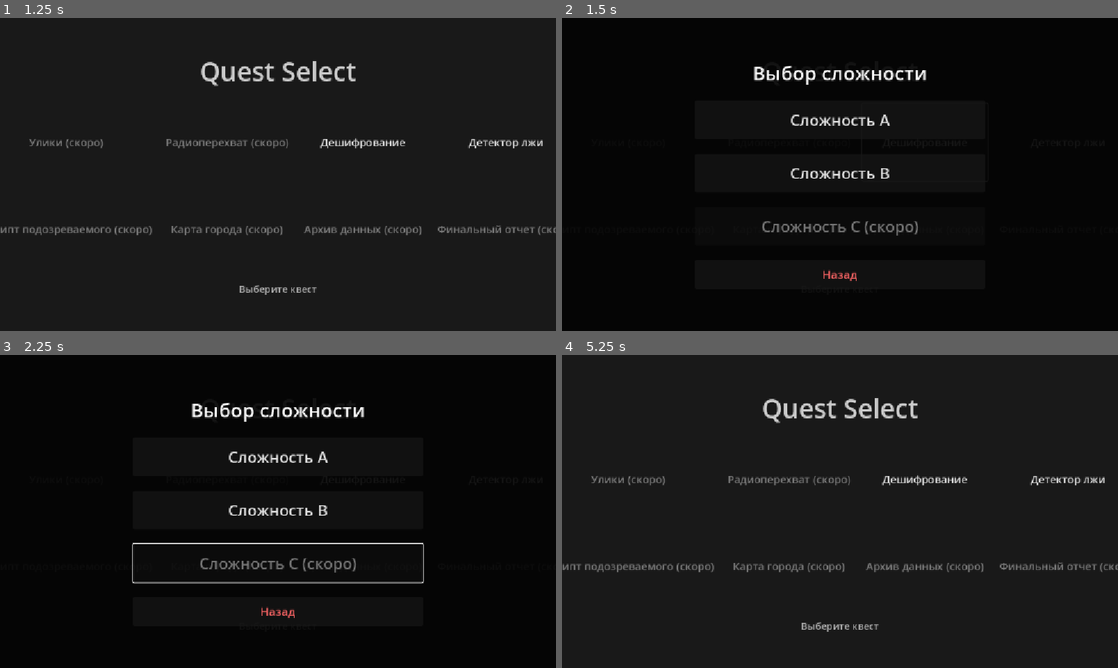
Above: before the commit, frames 1-4 (two rows, left to right).
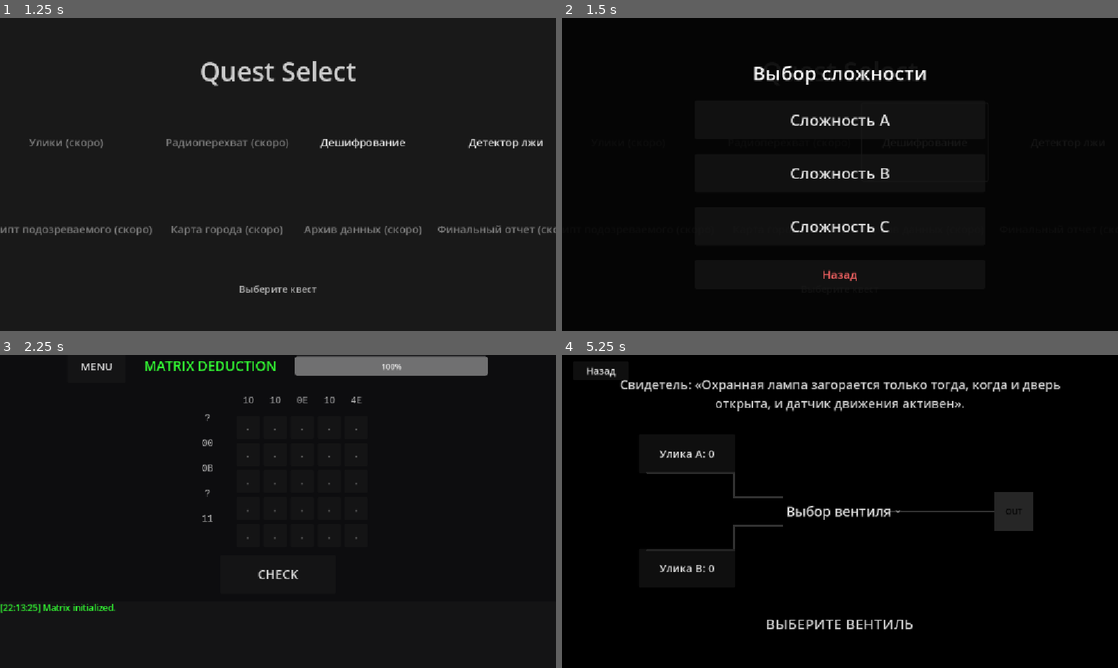
Above: after the commit, the same moments.

Repository: Nurik-dotcom/untmatric
Game: Godot game, scene res://scenes/MainMenu.tscn
Two runs of this game, one before a commit and one after it. Both use one fixed random seed, a clock stepped at 60 frames per second and the inputs below.
Inputs (mouse positions are in pixels of both pictures, inside the frame that each line leads up to):
- Up to frame 1 (1.25 s): click "Start" at 0.5 s
- Up to frame 2 (1.5 s): click "Дешифрование" at 1.25 s
- Up to frame 3 (2.25 s): click (278, 564) at 2 s, where only the run after the commit has a clickable "Сложность C"
- Up to frame 4 (5.25 s): click (656, 367) at 2.75 s, where only the run after the commit has a clickable "MENU"; click "Детектор лжи" at 3.5 s; click "Сложность A" at 4.25 s; click (684, 373) at 5 s, where only the run before the commit has a clickable "МЕНЮ"

Frame 1 is identical in both runs. In frame 2, 0.5% of the frame differs, in the area x 36-64%, y 64-70%; in frame 3, 5.8%; in frame 4, 94%, in the area x 0-100%, y 0-100%.

Commit message:
version C

Diff:
--- a/project.godot
+++ b/project.godot
@@ -12,7 +12,7 @@
 
 config/name="UNTformatic"
 run/main_scene="res://scenes/MainMenu.tscn"
-config/features=PackedStringArray("4.3", "Mobile")
+config/features=PackedStringArray("4.5", "Mobile")
 config/icon="res://icon.svg"
 
 [autoload]
--- /dev/null
+++ b/scenes/MatrixDecryptor.gd
@@ -0,0 +1,296 @@
+extends Control
+
+const MATRIX_SIZE := 5
+const STATE_UNSET := -1
+const STATE_ZERO := 0
+const STATE_ONE := 1
+
+const COLOR_NORMAL = Color("33ff33")
+const COLOR_WARN = Color("ffcc00")
+const COLOR_ERROR = Color("ff3333")
+const COLOR_DIM = Color(0.7, 0.7, 0.7)
+
+@onready var btn_menu = $MainLayout/TopBar/MenuButton
+@onready var progress_stability = $MainLayout/TopBar/StabilityBar
+@onready var row_labels = $MainLayout/Content/RowLabels
+@onready var col_labels = $MainLayout/Content/MatrixArea/ColumnLabels
+@onready var grid = $MainLayout/Content/MatrixArea/Grid
+@onready var btn_check = $MainLayout/Actions/CheckButton
+@onready var log_text = $MainLayout/FeedbackPanel/LogText
+
+var _cell_buttons: Array = []
+var _row_label_nodes: Array = []
+var _col_label_nodes: Array = []
+var _mono_font: Font
+var _input_locked: bool = false
+var _safe_mode_active: bool = false
+
+func _ready():
+	GlobalMetrics.stability_changed.connect(_on_stability_changed)
+	GlobalMetrics.shield_triggered.connect(_on_shield_triggered)
+
+	btn_menu.pressed.connect(_on_menu_pressed)
+	btn_check.pressed.connect(_on_check_pressed)
+
+	_setup_fonts()
+	_build_row_labels()
+	_build_col_labels()
+	_build_grid()
+
+	GlobalMetrics.start_matrix_quest()
+	_apply_constraints_to_labels()
+	_refresh_grid_from_state()
+	_update_status_highlights()
+	log_message("Matrix initialized.", COLOR_NORMAL)
+
+func _setup_fonts():
+	var font = SystemFont.new()
+	font.font_names = PackedStringArray(["Courier New", "Consolas", "Liberation Mono"])
+	_mono_font = font
+
+func _build_row_labels():
+	_row_label_nodes.clear()
+	for _i in range(MATRIX_SIZE):
+		var lbl = Label.new()
+		lbl.custom_minimum_size = Vector2(70, 44)
+		lbl.horizontal_alignment = HORIZONTAL_ALIGNMENT_CENTER
+		lbl.vertical_alignment = VERTICAL_ALIGNMENT_CENTER
+		lbl.add_theme_color_override("font_color", COLOR_DIM)
+		lbl.add_theme_font_override("font", _mono_font)
+		lbl.add_theme_font_size_override("font_size", 20)
+		row_labels.add_child(lbl)
+		_row_label_nodes.append(lbl)
+
+func _build_col_labels():
+	_col_label_nodes.clear()
+	for _i in range(MATRIX_SIZE):
+		var lbl = Label.new()
+		lbl.custom_minimum_size = Vector2(48, 44)
+		lbl.horizontal_alignment = HORIZONTAL_ALIGNMENT_CENTER
+		lbl.vertical_alignment = VERTICAL_ALIGNMENT_CENTER
+		lbl.add_theme_color_override("font_color", COLOR_DIM)
+		lbl.add_theme_font_override("font", _mono_font)
+		lbl.add_theme_font_size_override("font_size", 18)
+		col_labels.add_child(lbl)
+		_col_label_nodes.append(lbl)
+
+func _build_grid():
+	_cell_buttons.clear()
+	for r in range(MATRIX_SIZE):
+		var row_buttons: Array = []
+		for c in range(MATRIX_SIZE):
+			var btn = Button.new()
+			btn.custom_minimum_size = Vector2(48, 48)
+			btn.text = "."
+			btn.focus_mode = Control.FOCUS_NONE
+			btn.add_theme_font_override("font", _mono_font)
+			btn.add_theme_font_size_override("font_size", 22)
+			btn.pressed.connect(_on_cell_pressed.bind(r, c))
+			grid.add_child(btn)
+			row_buttons.append(btn)
+		_cell_buttons.append(row_buttons)
+
+func _apply_constraints_to_labels():
+	for r in range(MATRIX_SIZE):
+		var constraint = GlobalMetrics.matrix_row_constraints[r]
+		if constraint.is_hex_visible:
+			_row_label_nodes[r].text = "%02X" % constraint.hex_value
+		else:
+			_row_label_nodes[r].text = "?"
+
+	for c in range(MATRIX_SIZE):
+		var constraint = GlobalMetrics.matrix_col_constraints[c]
+		var parity = "E" if constraint.parity == 0 else "O"
+		_col_label_nodes[c].text = "%d%s" % [constraint.ones_count, parity]
+
+func _refresh_grid_from_state():
+	for r in range(MATRIX_SIZE):
+		for c in range(MATRIX_SIZE):
+			_update_cell_visual(r, c)
+
+func _update_cell_visual(row: int, col: int):
+	var state = GlobalMetrics.matrix_current[row][col]
+	var btn = _cell_buttons[row][col]
+	btn.self_modulate = Color(1, 1, 1)
+	match state:
+		STATE_UNSET:
+			btn.text = "."
+			btn.add_theme_color_override("font_color", Color(0.5, 0.5, 0.5))
+		STATE_ZERO:
+			btn.text = "0"
+			btn.add_theme_color_override("font_color", Color(0.8, 0.8, 0.8))
+		STATE_ONE:
+			btn.text = "1"
+			btn.add_theme_color_override("font_color", Color(1, 1, 1))
+
+func _on_cell_pressed(row: int, col: int):
+	if _input_locked:
+		return
+	var current = GlobalMetrics.matrix_current[row][col]
+	var next_state = STATE_ZERO if current == STATE_UNSET else (STATE_ONE if current == STATE_ZERO else STATE_UNSET)
+	GlobalMetrics.matrix_current[row][col] = next_state
+	GlobalMetrics.record_matrix_change(row, col)
+	_update_cell_visual(row, col)
+	_update_status_highlights()
+
+func _update_status_highlights():
+	var result = GlobalMetrics.validate_matrix_logic()
+	var row_ok = result.row_ok
+	var col_ok = result.col_ok
+
+	for r in range(MATRIX_SIZE):
+		var constraint = GlobalMetrics.matrix_row_constraints[r]
+		if constraint.is_hex_visible and row_ok[r]:
+			_row_label_nodes[r].add_theme_color_override("font_color", COLOR_NORMAL)
+		else:
+			_row_label_nodes[r].add_theme_color_override("font_color", COLOR_DIM)
+
+	for c in range(MATRIX_SIZE):
+		if col_ok[c]:
+			_col_label_nodes[c].add_theme_color_override("font_color", COLOR_NORMAL)
+		else:
+			_col_label_nodes[c].add_theme_color_override("font_color", COLOR_DIM)
+
+func _on_check_pressed():
+	if _input_locked:
+		return
+	var result = GlobalMetrics.check_matrix_solution()
+	if result.success:
+		log_message("ACCESS GRANTED.", COLOR_NORMAL)
+		await get_tree().create_timer(1.0).timeout
+		GlobalMetrics.start_matrix_quest()
+		_apply_constraints_to_labels()
+		_refresh_grid_from_state()
+		_update_status_highlights()
+		log_message("New matrix loaded.", COLOR_NORMAL)
+	else:
+		if result.has("error"):
+			if result.error == "SHIELD_FREQ" or result.error == "SHIELD_ACTIVE" or result.error == "SHIELD_LAZY":
+				log_message(result.message, COLOR_WARN)
+			else:
+				log_message(result.message, COLOR_ERROR)
+
+func _on_shield_triggered(name, duration):
+	log_message("SHIELD: %s. WAIT %s s." % [name, duration], COLOR_WARN)
+	_set_input_enabled(false)
+	await get_tree().create_timer(duration).timeout
+	if not _safe_mode_active:
+		_set_input_enabled(true)
+		log_message("SHIELD OFF.", COLOR_NORMAL)
+
+func _on_stability_changed(new_val, _change):
+	progress_stability.value = new_val
+	if new_val <= 0 and not _safe_mode_active:
+		_safe_mode_active = true
+		_set_input_enabled(false)
+		await _start_safe_mode_analysis()
+
+func _start_safe_mode_analysis():
+	log_message("SAFE MODE: analysis started.", COLOR_WARN)
+	var conflict = _find_conflict_cell()
+	if conflict.size() == 2:
+		var row = conflict[0]
+		var col = conflict[1]
+		_highlight_conflict(row, col)
+		log_message("ANALYSIS: Conflict at [%d, %d]. Value 1 invalid: column limit exceeded." % [row + 1, col + 1], COLOR_ERROR)
+	else:
+		log_message("ANALYSIS: Conflict not found.", COLOR_WARN)
+
+	await get_tree().create_timer(10.0).timeout
+	_clear_conflict_highlight()
+	_safe_mode_active = false
+	_set_input_enabled(true)
+	log_message("SAFE MODE: input restored.", COLOR_NORMAL)
+
+func _find_conflict_cell() -> Array:
+	var row_values: Array = []
+	var row_has_unset: Array = []
+	for r in range(MATRIX_SIZE):
+		var value = 0
+		var has_unset = false
+		for c in range(MATRIX_SIZE):
+			var cell = GlobalMetrics.matrix_current[r][c]
+			if cell == -1:
+				has_unset = true
+			elif cell == 1:
+				value += GlobalMetrics.MATRIX_WEIGHTS[c]
+		row_values.append(value)
+		row_has_unset.append(has_unset)
+
+	var col_counts: Array = []
+	var col_has_unset: Array = []
+	for c in range(MATRIX_SIZE):
+		var ones = 0
+		var has_unset = false
+		for r in range(MATRIX_SIZE):
+			var cell = GlobalMetrics.matrix_current[r][c]
+			if cell == -1:
+				has_unset = true
+			elif cell == 1:
+				ones += 1
+		col_counts.append(ones)
+		col_has_unset.append(has_unset)
+
+	for r in range(MATRIX_SIZE):
+		for c in range(MATRIX_SIZE):
+			if GlobalMetrics.matrix_current[r][c] != 1:
+				continue
+			var row_constraint = GlobalMetrics.matrix_row_constraints[r]
+			var col_constraint = GlobalMetrics.matrix_col_constraints[c]
+			var row_over = row_values[r] > row_constraint.hex_value
+			var col_over = col_counts[c] > col_constraint.ones_count
+			if row_over and col_over:
+				return [r, c]
+
+	for r in range(MATRIX_SIZE):
+		for c in range(MATRIX_SIZE):
+			if GlobalMetrics.matrix_current[r][c] != 1:
+				continue
+			var row_constraint = GlobalMetrics.matrix_row_constraints[r]
+			var col_constraint = GlobalMetrics.matrix_col_constraints[c]
+			var row_bad = row_has_unset[r] or row_values[r] != row_constraint.hex_value
+			var col_bad = col_has_unset[c] or col_counts[c] != col_constraint.ones_count
+			if row_bad and col_bad:
+				return [r, c]
+
+	for r in range(MATRIX_SIZE):
+		for c in range(MATRIX_SIZE):
+			if GlobalMetrics.matrix_current[r][c] == 1:
+				var col_constraint = GlobalMetrics.matrix_col_constraints[c]
+				if col_counts[c] > col_constraint.ones_count:
+					return [r, c]
+
+	return []
+
+func _highlight_conflict(row: int, col: int):
+	for r in range(MATRIX_SIZE):
+		for c in range(MATRIX_SIZE):
+			var btn = _cell_buttons[r][c]
+			if r == row or c == col:
+				btn.self_modulate = Color(1, 0.4, 0.4)
+			else:
+				btn.self_modulate = Color(1, 1, 1)
+	_row_label_nodes[row].add_theme_color_override("font_color", COLOR_ERROR)
+	_col_label_nodes[col].add_theme_color_override("font_color", COLOR_ERROR)
+
+func _clear_conflict_highlight():
+	for r in range(MATRIX_SIZE):
+		for c in range(MATRIX_SIZE):
+			_cell_buttons[r][c].self_modulate = Color(1, 1, 1)
+	_update_status_highlights()
+
+func _set_input_enabled(enabled: bool):
+	_input_locked = not enabled
+	btn_check.disabled = not enabled
+	for r in range(MATRIX_SIZE):
+		for c in range(MATRIX_SIZE):
+			_cell_buttons[r][c].disabled = not enabled
+
+func log_message(msg: String, color: Color):
+	var time_str = Time.get_time_string_from_system()
+	log_text.push_color(color)
+	log_text.add_text("[%s] %s\n" % [time_str, msg])
+	log_text.pop()
+
+func _on_menu_pressed():
+	get_tree().change_scene_to_file("res://scenes/QuestSelect.tscn")
--- /dev/null
+++ b/scenes/MatrixDecryptor.tscn
@@ -0,0 +1,110 @@
+[gd_scene load_steps=2 format=3 uid="uid://c3m4tr1x0d3c5"]
+
+[ext_resource type="Script" path="res://scenes/MatrixDecryptor.gd" id="1_script"]
+
+[node name="MatrixDecryptor" type="Control"]
+layout_mode = 3
+anchors_preset = 15
+anchor_right = 1.0
+anchor_bottom = 1.0
+grow_horizontal = 2
+grow_vertical = 2
+script = ExtResource("1_script")
+
+[node name="Background" type="ColorRect" parent="."]
+layout_mode = 1
+anchors_preset = 15
+anchor_right = 1.0
+anchor_bottom = 1.0
+grow_horizontal = 2
+grow_vertical = 2
+color = Color(0.05, 0.05, 0.06, 1)
+
+[node name="MainLayout" type="VBoxContainer" parent="."]
+layout_mode = 1
+anchors_preset = 15
+anchor_right = 1.0
+anchor_bottom = 1.0
+grow_horizontal = 2
+grow_vertical = 2
+theme_override_constants/separation = 16
+
+[node name="TopBar" type="HBoxContainer" parent="MainLayout"]
+custom_minimum_size = Vector2(0, 70)
+layout_mode = 2
+alignment = 1
+
+[node name="MenuButton" type="Button" parent="MainLayout/TopBar"]
+custom_minimum_size = Vector2(120, 0)
+layout_mode = 2
+theme_override_font_sizes/font_size = 22
+text = "MENU"
+
+[node name="SpacerLeft" type="Control" parent="MainLayout/TopBar"]
+custom_minimum_size = Vector2(30, 0)
+layout_mode = 2
+
+[node name="TitleLabel" type="Label" parent="MainLayout/TopBar"]
+layout_mode = 2
+theme_override_colors/font_color = Color(0.2, 1, 0.2, 1)
+theme_override_font_sizes/font_size = 28
+text = "MATRIX DEDUCTION"
+
+[node name="Spacer" type="Control" parent="MainLayout/TopBar"]
+custom_minimum_size = Vector2(30, 0)
+layout_mode = 2
+
+[node name="StabilityBar" type="ProgressBar" parent="MainLayout/TopBar"]
+custom_minimum_size = Vector2(400, 40)
+layout_mode = 2
+size_flags_vertical = 4
+value = 100.0
+
+[node name="Content" type="HBoxContainer" parent="MainLayout"]
+layout_mode = 2
+size_flags_vertical = 3
+theme_override_constants/separation = 20
+alignment = 1
+
+[node name="RowLabels" type="VBoxContainer" parent="MainLayout/Content"]
+custom_minimum_size = Vector2(80, 0)
+layout_mode = 2
+alignment = 1
+theme_override_constants/separation = 8
+
+[node name="MatrixArea" type="VBoxContainer" parent="MainLayout/Content"]
+layout_mode = 2
+alignment = 1
+theme_override_constants/separation = 8
+
+[node name="ColumnLabels" type="HBoxContainer" parent="MainLayout/Content/MatrixArea"]
+layout_mode = 2
+alignment = 1
+theme_override_constants/separation = 8
+
+[node name="Grid" type="GridContainer" parent="MainLayout/Content/MatrixArea"]
+layout_mode = 2
+columns = 5
+theme_override_constants/h_separation = 8
+theme_override_constants/v_separation = 8
+
+[node name="Actions" type="HBoxContainer" parent="MainLayout"]
+custom_minimum_size = Vector2(0, 80)
+layout_mode = 2
+alignment = 1
+
+[node name="CheckButton" type="Button" parent="MainLayout/Actions"]
+custom_minimum_size = Vector2(240, 60)
+layout_mode = 2
+theme_override_font_sizes/font_size = 26
+text = "CHECK"
+
+[node name="FeedbackPanel" type="PanelContainer" parent="MainLayout"]
+custom_minimum_size = Vector2(0, 150)
+layout_mode = 2
+
+[node name="LogText" type="RichTextLabel" parent="MainLayout/FeedbackPanel"]
+layout_mode = 2
+theme_override_font_sizes/normal_font_size = 18
+bbcode_enabled = true
+scroll_following = true
--- a/scenes/QuestSelect.gd
+++ b/scenes/QuestSelect.gd
@@ -37,7 +37,7 @@
 const MODAL_TITLE_TEXT = "\u0412\u044b\u0431\u043e\u0440 \u0441\u043b\u043e\u0436\u043d\u043e\u0441\u0442\u0438"
 const COMPLEXITY_A_TEXT = "\u0421\u043b\u043e\u0436\u043d\u043e\u0441\u0442\u044c A"
 const COMPLEXITY_B_TEXT = "\u0421\u043b\u043e\u0436\u043d\u043e\u0441\u0442\u044c B"
-const COMPLEXITY_C_TEXT = "\u0421\u043b\u043e\u0436\u043d\u043e\u0441\u0442\u044c C (\u0441\u043a\u043e\u0440\u043e)"
+const COMPLEXITY_C_TEXT = "\u0421\u043b\u043e\u0436\u043d\u043e\u0441\u0442\u044c C"
 const BTN_CLOSE_TEXT = "\u041d\u0430\u0437\u0430\u0434"
 
 func _ready():
@@ -92,6 +92,7 @@
 func _on_decryptor_pressed():
 	selected_quest_type = QuestType.DECRYPTOR
 	btn_complexity_b.disabled = false
+	btn_complexity_c.disabled = false
 	modal.visible = true
 
 func _on_lie_detector_pressed():
@@ -117,7 +118,9 @@
 	get_tree().change_scene_to_file("res://scenes/Decryptor.tscn")
 
 func _on_complexity_c_pressed():
-	pass
+	if selected_quest_type != QuestType.DECRYPTOR:
+		return
+	get_tree().change_scene_to_file("res://scenes/MatrixDecryptor.tscn")
 
 func _on_close_modal_pressed():
 	modal.visible = false
--- a/scripts/GlobalMetrics.gd
+++ b/scripts/GlobalMetrics.gd
@@ -12,6 +12,22 @@
 var current_mode: String = "DEC" # DEC, OCT, HEX
 var current_target_value: int = 0
 
+# Matrix (Complexity C)
+const MATRIX_SIZE := 5
+const MATRIX_WEIGHTS := [16, 8, 4, 2, 1]
+var matrix_quest: Dictionary = {}
+var matrix_target: Array = []
+var matrix_row_constraints: Array = []
+var matrix_col_constraints: Array = []
+var matrix_current: Array = []
+var matrix_changed_cells: Dictionary = {}
+var _solver_row_constraints: Array = []
+var _solver_col_targets: Array = []
+var _solver_col_parity: Array = []
+var _solver_visibility: Array = []
+var _solver_col_sums: Array = []
+var _solver_solutions: int = 0
+
 enum Operator { ADD, SUB, SHIFT_L }
 var current_reg_a: int = 0
 var current_reg_b: int = 0
@@ -27,6 +43,7 @@
 const MAX_LEVELS = 30
 
 func _ready():
+	randomize()
 	reset_engine()
 
 func reset_engine():
@@ -39,6 +56,12 @@
 	check_timestamps.clear()
 	last_checked_bits.clear()
 	blocked_until = 0.0
+	matrix_quest.clear()
+	matrix_target.clear()
+	matrix_row_constraints.clear()
+	matrix_col_constraints.clear()
+	matrix_current.clear()
+	matrix_changed_cells.clear()
 
 func start_level(index: int):
 	current_level_index = index
@@ -214,3 +237,323 @@
 		"diagnosis": diagnosis,
 		"zone": zone
 	}
+
+# --- Matrix (Complexity C) ---
+func start_matrix_quest():
+	# Reset shields and stability for a new matrix quest
+	stability = 100.0
+	emit_signal("stability_changed", stability, 0)
+	check_timestamps.clear()
+	last_checked_bits.clear()
+	blocked_until = 0.0
+	_generate_matrix_quest()
+	_init_matrix_current()
+	_clear_matrix_changes()
+
+func record_matrix_change(row: int, col: int):
+	var key = "%d,%d" % [row, col]
+	matrix_changed_cells[key] = true
+
+func validate_matrix_logic() -> Dictionary:
+	var hd_result = _calculate_matrix_hd()
+	return {
+		"hd": hd_result.hd,
+		"row_ok": hd_result.row_ok,
+		"col_ok": hd_result.col_ok
+	}
+
+func check_matrix_solution() -> Dictionary:
+	var current_time = Time.get_ticks_msec() / 1000.0
+
+	if current_time < blocked_until:
+		return {
+			"success": false,
+			"error": "SHIELD_ACTIVE",
+			"message": "System overheated. Wait.",
+			"penalty": 0
+		}
+
+	# 1. Frequency Shield
+	_update_frequency_log(current_time)
+	if check_timestamps.size() > 4:
+		blocked_until = current_time + 5.0
+		emit_signal("shield_triggered", "FREQUENCY", 5.0)
+		_clear_matrix_changes()
+		return {
+			"success": false,
+			"error": "SHIELD_FREQ",
+			"message": "Lockout: too frequent checks.",
+			"penalty": 0
+		}
+
+	# 2. Matrix HD
+	var hd_result = _calculate_matrix_hd()
+	var hd = hd_result.hd
+
+	# Lazy Search Shield (matrix)
+	if _check_lazy_search_matrix(hd):
+		blocked_until = current_time + 5.0
+		emit_signal("shield_triggered", "LAZY", 5.0)
+		_clear_matrix_changes()
+		return {
+			"success": false,
+			"error": "SHIELD_LAZY",
+			"message": "Lockout: insufficient exploration.",
+			"penalty": 0
+		}
+
+	_clear_matrix_changes()
+
+	if hd == 0:
+		return {
+			"success": true,
+			"message": "Access granted.",
+			"stability": stability
+		}
+
+	var penalty = 0.0
+	if hd == 1:
+		penalty = 15.0
+	elif hd == 2:
+		penalty = 25.0
+	else:
+		penalty = 40.0
+
+	stability = max(0.0, stability - penalty)
+	emit_signal("stability_changed", stability, -penalty)
+
+	return {
+		"success": false,
+		"error": "INCORRECT",
+		"hamming": hd,
+		"penalty": penalty,
+		"message": "Incorrect. HD: %d" % hd
+	}
+
+func _check_lazy_search_matrix(hd: int) -> bool:
+	if hd <= 2:
+		return false
+	return matrix_changed_cells.size() < 3
+
+func _calculate_matrix_hd() -> Dictionary:
+	var row_ok: Array = []
+	var col_ok: Array = []
+	var hd = 0
+
+	# Row checks (visible only)
+	for r in range(MATRIX_SIZE):
+		var row_constraint = matrix_row_constraints[r]
+		var visible = row_constraint.is_hex_visible
+		var row_has_unset = false
+		var row_value = 0
+		for c in range(MATRIX_SIZE):
+			var cell = matrix_current[r][c]
+			if cell == -1:
+				row_has_unset = true
+			elif cell == 1:
+				row_value += MATRIX_WEIGHTS[c]
+		var is_ok = false
+		if visible and not row_has_unset and row_value == row_constraint.hex_value:
+			is_ok = true
+		row_ok.append(is_ok)
+		if visible:
+			if row_has_unset or row_value != row_constraint.hex_value:
+				hd += 1
+
+	# Column checks (always visible)
+	for c in range(MATRIX_SIZE):
+		var col_constraint = matrix_col_constraints[c]
+		var col_has_unset = false
+		var ones = 0
+		for r in range(MATRIX_SIZE):
+			var cell = matrix_current[r][c]
+			if cell == -1:
+				col_has_unset = true
+			elif cell == 1:
+				ones += 1
+		var parity = ones % 2
+		var is_ok = (not col_has_unset
+			and ones == col_constraint.ones_count
+			and parity == col_constraint.parity)
+		col_ok.append(is_ok)
+		if col_has_unset or ones != col_constraint.ones_count:
+			hd += 1
+
+	return {
+		"hd": hd,
+		"row_ok": row_ok,
+		"col_ok": col_ok
+	}
+
+func _init_matrix_current():
+	matrix_current.clear()
+	for r in range(MATRIX_SIZE):
+		var row: Array = []
+		for _c in range(MATRIX_SIZE):
+			row.append(-1)
+		matrix_current.append(row)
+
+func _clear_matrix_changes():
+	matrix_changed_cells.clear()
+
+func _generate_matrix_quest():
+	var attempts = 0
+	while attempts < 200:
+		attempts += 1
+		var target = _random_matrix()
+		var row_constraints = _build_row_constraints(target)
+		var col_constraints = _build_col_constraints(target)
+
+		var visibility = _pick_row_visibility(row_constraints, col_constraints)
+		if visibility.size() == MATRIX_SIZE:
+			for r in range(MATRIX_SIZE):
+				row_constraints[r].is_hex_visible = visibility[r]
+
+			matrix_target = target
+			matrix_row_constraints = row_constraints
+			matrix_col_constraints = col_constraints
+			matrix_quest = {
+				"target_matrix": matrix_target,
+				"row_constraints": matrix_row_constraints,
+				"col_constraints": matrix_col_constraints
+			}
+			return
+
+	# Fallback: all rows visible
+	matrix_target = _random_matrix()
+	matrix_row_constraints = _build_row_constraints(matrix_target)
+	matrix_col_constraints = _build_col_constraints(matrix_target)
+	matrix_quest = {
+		"target_matrix": matrix_target,
+		"row_constraints": matrix_row_constraints,
+		"col_constraints": matrix_col_constraints
+	}
+
+func _random_matrix() -> Array:
+	var matrix: Array = []
+	for _r in range(MATRIX_SIZE):
+		var row: Array = []
+		for _c in range(MATRIX_SIZE):
+			row.append(randi() % 2)
+		matrix.append(row)
+	return matrix
+
+func _build_row_constraints(target: Array) -> Array:
+	var constraints: Array = []
+	for r in range(MATRIX_SIZE):
+		var row_value = _row_value_from_bits(target[r])
+		constraints.append({
+			"hex_value": row_value,
+			"is_hex_visible": true
+		})
+	return constraints
+
+func _build_col_constraints(target: Array) -> Array:
+	var constraints: Array = []
+	for c in range(MATRIX_SIZE):
+		var ones = 0
+		for r in range(MATRIX_SIZE):
+			ones += target[r][c]
+		var parity = ones % 2
+		constraints.append({
+			"ones_count": ones,
+			"parity": parity
+		})
+	return constraints
+
+func _row_value_from_bits(bits: Array) -> int:
+	var sum = 0
+	for c in range(MATRIX_SIZE):
+		if bits[c] == 1:
+			sum += MATRIX_WEIGHTS[c]
+	return sum
+
+func _row_bits_from_value(value: int) -> Array:
+	var bits: Array = []
+	for c in range(MATRIX_SIZE):
+		bits.append(1 if (value & MATRIX_WEIGHTS[c]) != 0 else 0)
+	return bits
+
+func _pick_row_visibility(row_constraints: Array, col_constraints: Array) -> Array:
+	var rows = [0, 1, 2, 3, 4]
+	for hide_count in [2, 1]:
+		var combos = _combinations(rows, hide_count)
+		combos.shuffle()
+		for combo in combos:
+			var visibility: Array = []
+			for r in rows:
+				visibility.append(not combo.has(r))
+			if _count_matrix_solutions(row_constraints, col_constraints, visibility) == 1:
+				return visibility
+	return []
+
+func _count_matrix_solutions(row_constraints: Array, col_constraints: Array, visibility: Array) -> int:
+	_solver_row_constraints = row_constraints
+	_solver_col_targets = []
+	_solver_col_parity = []
+	for c in range(MATRIX_SIZE):
+		_solver_col_targets.append(col_constraints[c].ones_count)
+		_solver_col_parity.append(col_constraints[c].parity)
+	_solver_visibility = visibility
+	_solver_col_sums = [0, 0, 0, 0, 0]
+	_solver_solutions = 0
+
+	_solver_backtrack(0)
+	return _solver_solutions
+
+func _solver_row_fits(bits: Array, row_idx: int) -> bool:
+	var remaining = MATRIX_SIZE - (row_idx + 1)
+	for c in range(MATRIX_SIZE):
+		var new_sum = _solver_col_sums[c] + bits[c]
+		if new_sum > _solver_col_targets[c]:
+			return false
+		if new_sum + remaining < _solver_col_targets[c]:
+			return false
+	return true
+
+func _solver_backtrack(row_idx: int) -> void:
+	if _solver_solutions > 1:
+		return
+	if row_idx >= MATRIX_SIZE:
+		for c in range(MATRIX_SIZE):
+			if _solver_col_sums[c] != _solver_col_targets[c]:
+				return
+			if (_solver_col_sums[c] % 2) != _solver_col_parity[c]:
+				return
+		_solver_solutions += 1
+		return
+
+	if _solver_visibility[row_idx]:
+		var bits = _row_bits_from_value(_solver_row_constraints[row_idx].hex_value)
+		if _solver_row_fits(bits, row_idx):
+			for c in range(MATRIX_SIZE):
+				_solver_col_sums[c] += bits[c]
+			_solver_backtrack(row_idx + 1)
+			for c in range(MATRIX_SIZE):
+				_solver_col_sums[c] -= bits[c]
+	else:
+		for mask in range(32):
+			var bits: Array = []
+			for c in range(MATRIX_SIZE):
+				var bit = 1 if (mask & MATRIX_WEIGHTS[c]) != 0 else 0
+				bits.append(bit)
+			if not _solver_row_fits(bits, row_idx):
+				continue
+			for c in range(MATRIX_SIZE):
+				_solver_col_sums[c] += bits[c]
+			_solver_backtrack(row_idx + 1)
+			for c in range(MATRIX_SIZE):
+				_solver_col_sums[c] -= bits[c]
+
+func _combinations(items: Array, count: int) -> Array:
+	var results: Array = []
+	if count == 1:
+		for item in items:
+			results.append([item])
+		return results
+	if count == 2:
+		for i in range(items.size()):
+			for j in range(i + 1, items.size()):
+				results.append([items[i], items[j]])
+		return results
+	return results
Not shown, changed: icon.svg.import
Not shown, added: scenes/Blur.gdshader.uid
Not shown, added: scenes/Decryptor.gd.uid
Not shown, added: scenes/LogicQuestA.gd.uid
Not shown, added: scenes/MainMenu.gd.uid
Not shown, added: scenes/MatrixDecryptor.gd.uid
Not shown, added: scenes/QuestSelect.gd.uid
Not shown, added: shaders/blur.gdshader.uid
